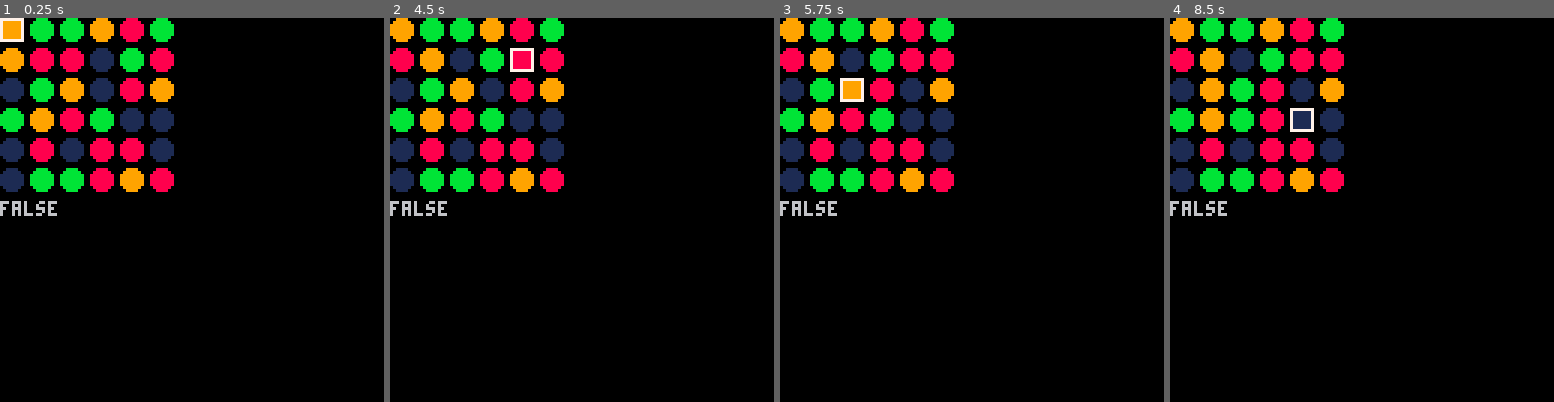
Above: before the commit, frames 1-4 (left to right).
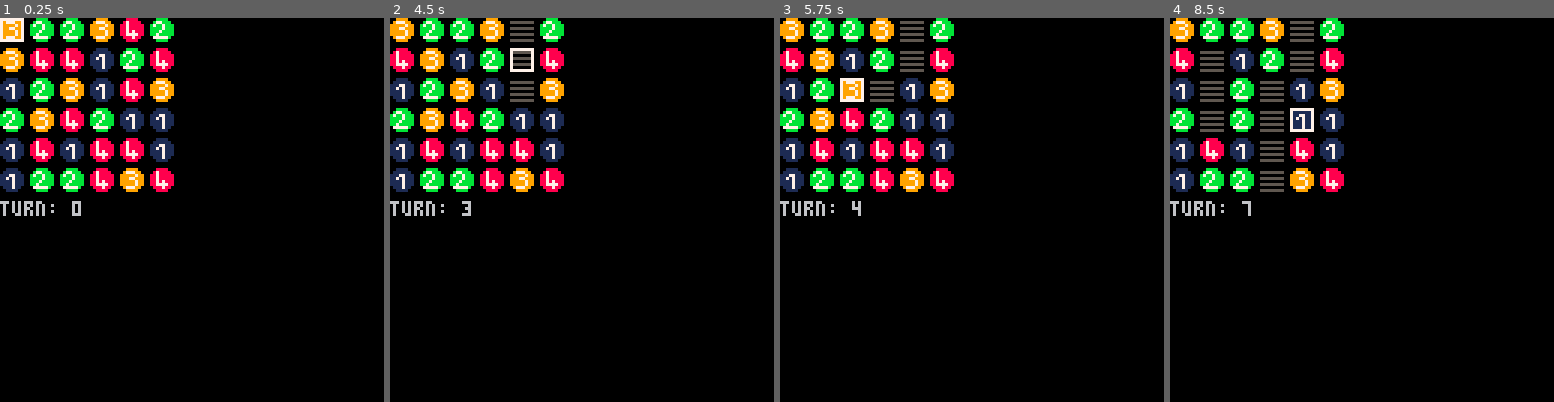
Above: after the commit, the same moments.

Repository: eSuardOdin/my_pico-8_games
Game: PICO-8 cartridge match_three/match_three.p8
Same seed, same stepped clock (60 frames per second), same inputs: the game is played once before the commit and once after it.
Inputs:
- Up to frame 1 (0.25 s): no input
- Up to frame 2 (4.5 s): tap O (Z key) at 0.33, 0.7, 1.43, 2.22, 3.1, 3.98 s; tap X (X key) at 1.07, 2.07, 2.4, 2.73, 3.07, 3.4, 3.73, 4.07, 4.4 s; hold Left 1.97-2.37 s; hold Down 2.42-2.82 s; hold Right 2.87-3.53 s; hold Up 3.58-4.08 s; hold Right from 4.13 s (still down)
- Up to frame 3 (5.75 s): release Right at 4.53 s; hold Down 4.58-5.08 s; tap X (X key) every 0.33 s from 4.73 to 5.73 s; tap O (Z key) at 4.87 s; hold Left from 5.13 s (still down)
- Up to frame 4 (8.5 s): tap O (Z key) every 0.88 s from 5.75 to 8.4 s; release Left at 5.8 s; hold Up 5.85-6.18 s; tap X (X key) every 0.33 s from 6.07 to 8.4 s; hold Left 6.23-6.63 s; hold Down 6.68-7.08 s; hold Right 7.13-7.8 s; hold Up 7.85-8.35 s; hold Right from 8.4 s (still down)

The runs differ from the first frame. In frame 1, 2.5% of the frame differs, in the area x 0-44%, y 0-52%; in frame 2, 3.2%; in frame 3, 3.3%; in frame 4, 5.1%.

Commit message:
added match check, need to add table regen

Diff:
--- a/match_three/match_three.p8
+++ b/match_three/match_three.p8
@@ -13,7 +13,6 @@
 function _draw()
 draw_board()
 draw_player()
-print(p.s.sel,0,61)
 end
 -->8
 -- init functions
@@ -21,6 +20,7 @@
 f=0
 brd=init_brd()
 p={x=0,y=0,s={sel=false,x=0,y=0}}
+t=0
 end
 
 function init_brd()
@@ -35,14 +35,13 @@
     (j >= 3 and col== board[i][j-1] and col==board[i][j-2]) or
     (i >= 3 and col== board[i-1][j] and col==board[i-2][j]))
      board[i][j] = col
-    end
    end
-   return board
+  end
+ return board
 end
 -->8
 -- update functions
 function manage_player()
-
 if p.s.sel==false then
 	if btnp(⬆️)and p.y>0then
   p.y-=1
@@ -70,10 +69,98 @@
   p.x+=1
  elseif btnp(❎) then
  swap(p.s.x+1,p.s.y+1,p.x+1,p.y+1)
+ update_turn()
+ proceed_match(p.x,p.y,get_contiguous(p.x,p.y))
+ proceed_match(p.s.x,p.s.y,get_contiguous(p.s.x,p.s.y))
  p.s.sel=false
  end
-
-end
+end
+end
+
+function update_turn()
+t+=1
+end
+
+function get_contiguous(x,y)
+local c=brd[x+1][y+1]
+local y_a=1
+local x_a=1
+local x_i=x+1
+local y_i=y+1
+while (x_i!=1and brd[x_i][y+1]==c) do
+  x_i-=1
+  if(brd[x_i][y+1]==c)then
+   x_a+=1
+  else break
+  end
+end
+x_i=x+1
+while (x_i!=6and brd[x_i][y+1]==c) do
+  x_i+=1
+  if(brd[x_i][y+1]==c)then
+   x_a+=1
+  else break
+  end
+end
+printh('---')
+printh("largeur: " .. x_a)
+while (y_i!=1and brd[x+1][y_i]==c) do
+  y_i-=1
+  if(brd[x+1][y_i]==c)then
+   y_a+=1
+  else break
+  end
+end
+y_i=y+1
+while (y_i!=6and brd[x+1][y_i]==c) do
+  y_i+=1
+  if(brd[x+1][y_i]==c)then
+   y_a+=1
+  else break
+  end
+end
+printh("longueur: " .. y_a)
+
+
+return x_a,y_a
+end
+
+function proceed_match(x,y,x_a,y_a)
+if x_a<3and y_a<3 then return end
+if x_a>=3then
+ local i=x+1
+ while i!=6and brd[i+1][y+1]==brd[x+1][y+1]do
+  brd[i+1][y+1]=7
+  x_a-=1
+  i+=1
+ end
+ local i=x+1
+ while i!=1and brd[i-1][y+1]==brd[x+1][y+1]do
+  brd[i-1][y+1]=7
+  x_a-=1
+  i-=1
+ end
+end
+if y_a>=3then
+ local i=y+1
+ while i!=6and brd[x+1][i+1]==brd[x+1][y+1]do
+  brd[x+1][i+1]=7
+  y_a-=1
+  i+=1
+ end
+ local i=y+1
+ while i!=1and brd[x+1][i-1]==brd[x+1][y+1]do
+  brd[x+1][i-1]=7
+  y_a-=1
+  i-=1
+ end
+end
+brd[x+1][y+1]=7
+y_a-=1
+x_a-=1
+if y_a!=0or x_a!=0 then printh('error')
+end
+
 end
 -->8
 -- draw functions
@@ -92,6 +179,7 @@
   end
  end
 end
+print("turn: " .. t,0,61)
 end
 
 function draw_player()
@@ -103,29 +191,28 @@
 
 -->8
 -- helper functions
-
 function swap(sx,sy,dx,dy)
 box=brd[dx][dy]
 brd[dx][dy]=brd[sx][sy]
 brd[sx][sy]=box
 end
 __gfx__
-000000000011110000bbbb00009999000088880077777777eeeeeeee700000007777777700000000000000000000000070000000000000000000000000000000
-00000000011111100bbbbbb0099999900888888070000007e000000e700000000000000000000000000000000000000070000000000000000000000000000000
-0070070011111111bbbbbbbb999999998888888870000007e000000e700000000000000000000000000000000000000070000000000000000000000000000000
-0007700011111111bbbbbbbb999999998888888870000007e000000e700000000000000000000000000000000000000070000000000000000000000000000000
-0007700011111111bbbbbbbb999999998888888870000007e000000e700000000000000000000000000000000000000070000000000000000000000000000000
-0070070011111111bbbbbbbb999999998888888870000007e000000e700000000000000000000000000000000000000070000000000000000000000000000000
-00000000011111100bbbbbb0099999900888888070000007e000000e700000000000000000000000000000000000000070000000000000000000000000000000
-000000000011110000bbbb00009999000088880077777777eeeeeeee700000000000000000000000777777770000000077777777000000000000000000000000
-00000000000000000000000000000000000000000000000700000000000000070000000000000000000000000000000077777777000000000000000000000000
-000000000011110000bbbb0000999900008888000000000700000000000000070000000000000000000000000000000000000007000000000000000000000000
-00000000011111100bbbbbb009999990088888800000000700000000000000070000000000000000000000000000000000000007000000000000000000000000
-00000000011111100bbbbbb009999990088888800000000700000000000000070000000000000000000000000000000000000007000000000000000000000000
-00000000011111100bbbbbb009999990088888800000000700000000000000070000000000000000000000000000000000000007000000000000000000000000
-00000000011111100bbbbbb009999990088888800000000700000000000000070000000000000000000000000000000000000007000000000000000000000000
-000000000011110000bbbb0000999900008888000000000700000000000000070000000000000000000000000000000000000007000000000000000000000000
-00000000000000000000000000000000000000007777777700000000000000070000000000000000000000000000000000000007000000000000000000000000
+000000000011110000bbbb00009999000088880077777777eeeeeeee000000000000000000000000000000000000000000000000000000000000000000000000
+00000000011111100b77bbb0097779900878888070000007e000000e555555550000000000000000000000000000000000000000000000000000000000000000
+0070070011177111b7bb7bbb999997998878888870000007e000000e000000000000000000000000000000000000000000000000000000000000000000000000
+0007700011717111bbbb7bbb999779998878888870000007e000000e555555550000000000000000000000000000000000000000000000000000000000000000
+0007700011117111bbb7bbbb999997998878788870000007e000000e000000000000000000000000000000000000000000000000000000000000000000000000
+0070070011117111bb7bbbbb999997998877778870000007e000000e555555550000000000000000000000000000000000000000000000000000000000000000
+0000000001117110077777b0097779900888788070000007e000000e000000000000000000000000000000000000000000000000000000000000000000000000
+000000000011110000bbbb00009999000088880077777777eeeeeeee555555550000000000000000000000000000000000000000000000000000000000000000
+00000000000000000000000000000000000000000000000000000000000000000000000000000000000000000000000000000000000000000000000000000000
+000000000011110000bbbb0000999900008888000000000000000000000000000000000000000000000000000000000000000000000000000000000000000000
+00000000011111100bbbbbb009999990088888800000000000000000000000000000000000000000000000000000000000000000000000000000000000000000
+00000000011111100bbbbbb009999990088888800000000000000000000000000000000000000000000000000000000000000000000000000000000000000000
+00000000011111100bbbbbb009999990088888800000000000000000000000000000000000000000000000000000000000000000000000000000000000000000
+00000000011111100bbbbbb009999990088888800000000000000000000000000000000000000000000000000000000000000000000000000000000000000000
+000000000011110000bbbb0000999900008888000000000000000000000000000000000000000000000000000000000000000000000000000000000000000000
+00000000000000000000000000000000000000000000000000000000000000000000000000000000000000000000000000000000000000000000000000000000
 00000000777777770000000000000000000000000000000000000000000000000000000000000000000000000000000000000000000000000000000000000000
 00000000700000070000000000000000000000000000000000000000000000000000000000000000000000000000000000000000000000000000000000000000
 00000000700000070000000000000000000000000000000000000000000000000000000000000000000000000000000000000000000000000000000000000000
